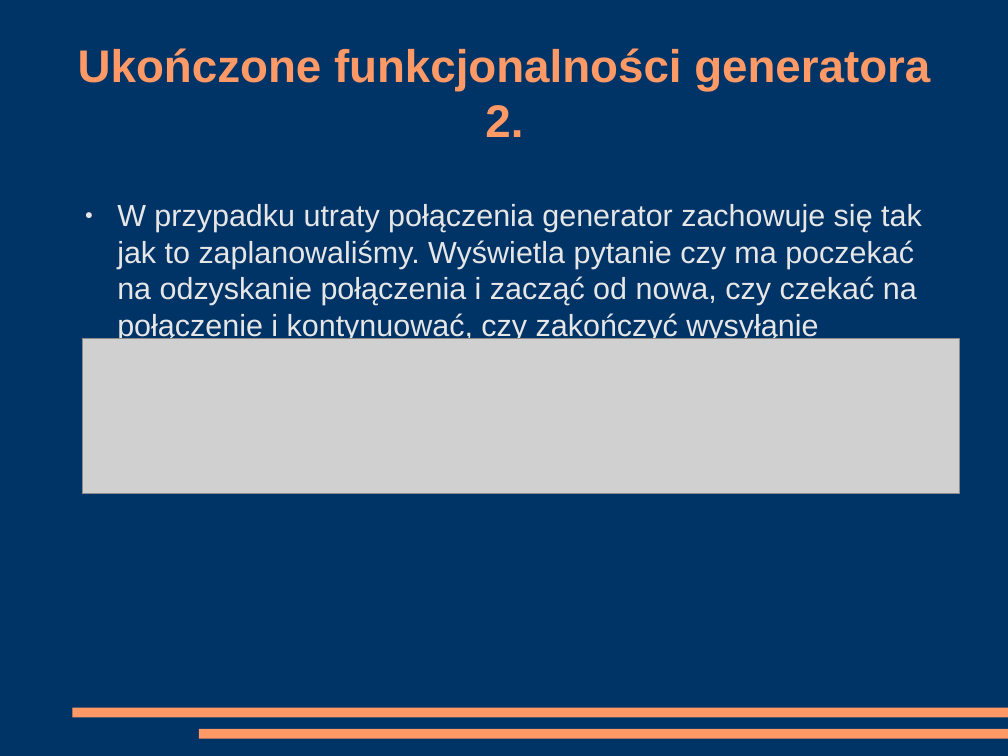
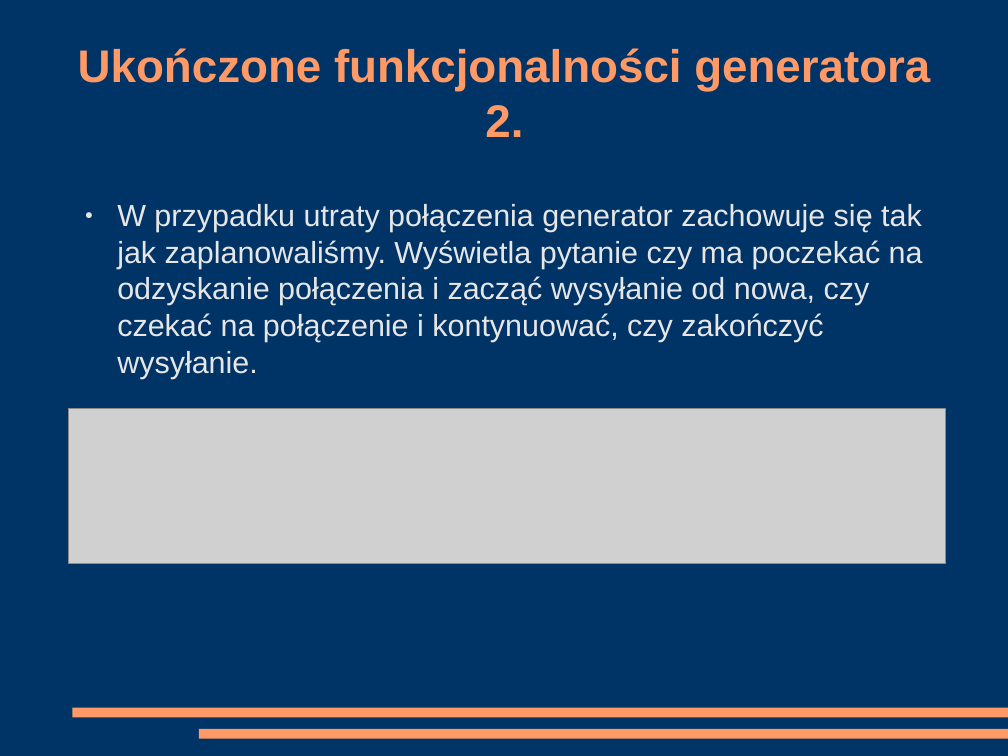
Before and after one commit to kanadas/IO, a slide deck: slide 8 of Iteracja_I_prezentacja.odp (slide 7 before the commit). Drawn at 1008x756 pixels with LibreOffice and Linux fonts; fonts in the diff are those of the drawing; grey boxes stand for pictures. Boxes give left, top, right and bottom in pixels: in the first picture for what was removed or moved away, otherwise in the second. Text is boxed around its words. In the diff, an @@ line names an element or a change of style, - is before the commit and + after.

```diff
--- a/Iteracja_I_prezentacja.odp
+++ b/Iteracja_I_prezentacja.odp
@@ text at (x1=117, y1=204, x2=923, y2=379): text changed @@
-● W przypadku utraty połączenia generator zachowuje się tak jak to zaplanowaliśmy. Wyświetla pytanie czy ma poczekać na odzyskanie połączenia i zacząć od nowa, czy czekać na połączenie i kontynuować, czy zakończyć wysyłąnie
+● W przypadku utraty połączenia generator zachowuje się tak jak zaplanowaliśmy. Wyświetla pytanie czy ma poczekać na odzyskanie połączenia i zacząć wysyłanie od nowa, czy czekać na połączenie i kontynuować, czy zakończyć wysyłanie.
@@ picture moved from (x1=82, y1=339, x2=960, y2=494) to (x1=68, y1=409, x2=945, y2=563) @@
```
Also in this commit, not shown: 6 other slides changed, 4 slides added, 1 slide removed, 5 other files.
